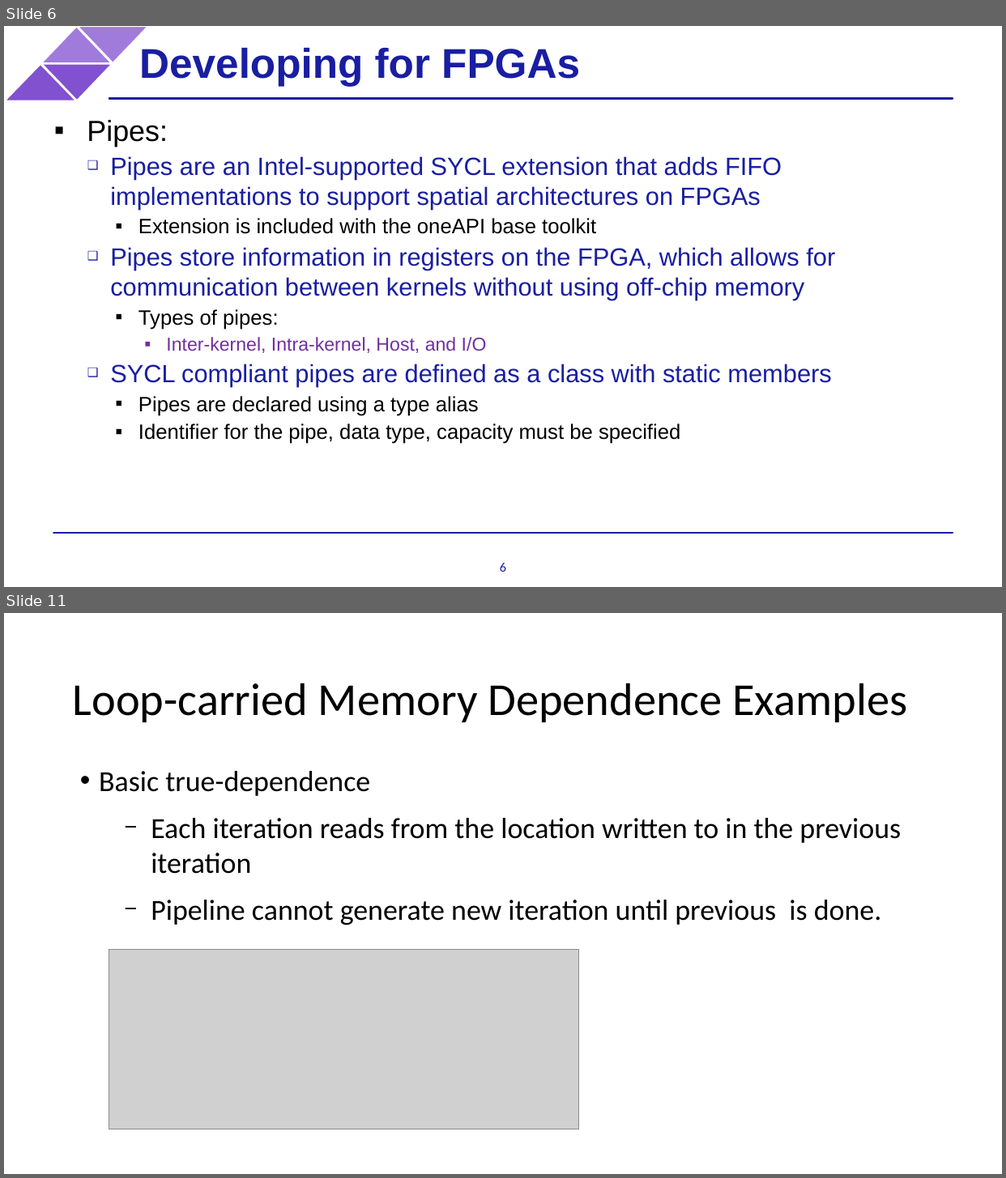
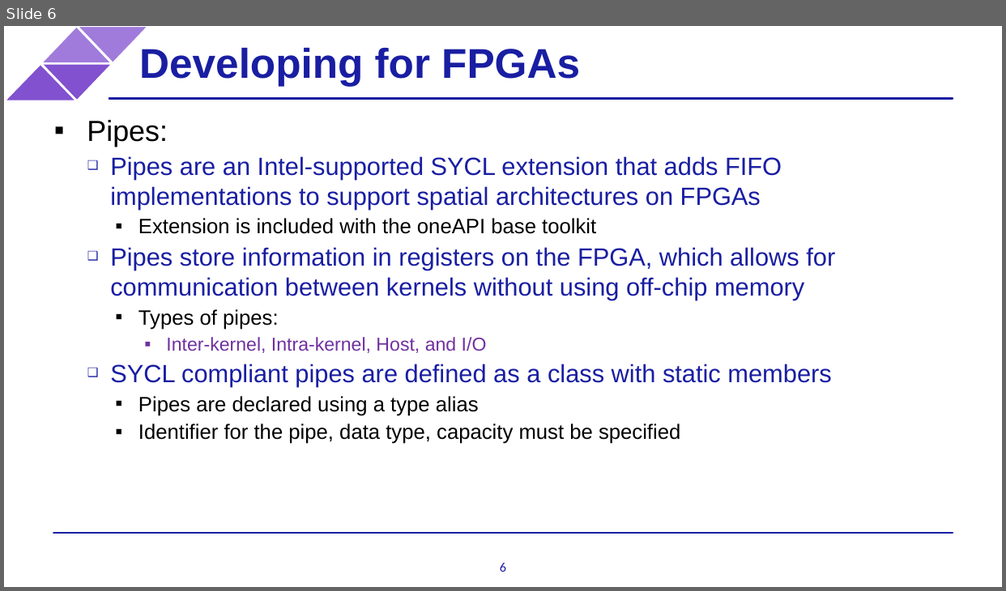
Before and after one commit to BenjaminMFindley/Reconfig-2-SYCL-DPCPP, a slide deck: Slides/SYCL_FPGA.pptx. Shown one above the other, each under a label of ours: slides 6 and 11 before the commit, slide 6 after it; the slides between them are not shown. The pictures are 1006x1178 and 1006x591 pixels, drawn with LibreOffice and Linux fonts; fonts in the diff are those of the drawing; grey boxes stand for pictures; background and template pictures are left out. Boxes give left, top, right and bottom in pixels: in the first picture for what was removed or moved away, otherwise in the second. Text is boxed around its words. In the diff, an @@ line names an element or a change of style, - is before the commit and + after.

```diff
--- a/Slides/SYCL_FPGA.pptx
+++ b/Slides/SYCL_FPGA.pptx
@@ slide 11 removed at [4,613,1002,1174], background #FFFFFF @@
@@ text removed at [73,683,907,722] @@
-Loop-carried Memory Dependence Examples
@@ text removed at [99,771,901,925] @@
-• Basic true-dependence
-  − Each iteration reads from the location written to in the previous iteration
-  − Pipeline cannot generate new iteration until previous is done.
@@ picture removed at [108,950,579,1130] @@
```
Also in this commit, not shown: 3 slides added, 8 other slides removed, 1 other file.
